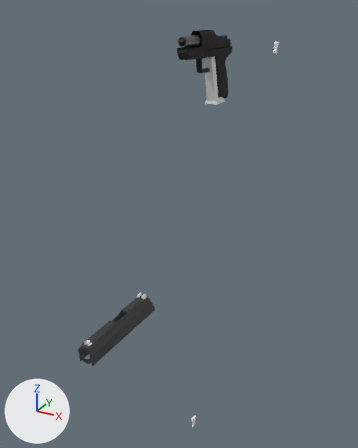
A saved change to the glTF model model/object_gltf/P2000.glb.
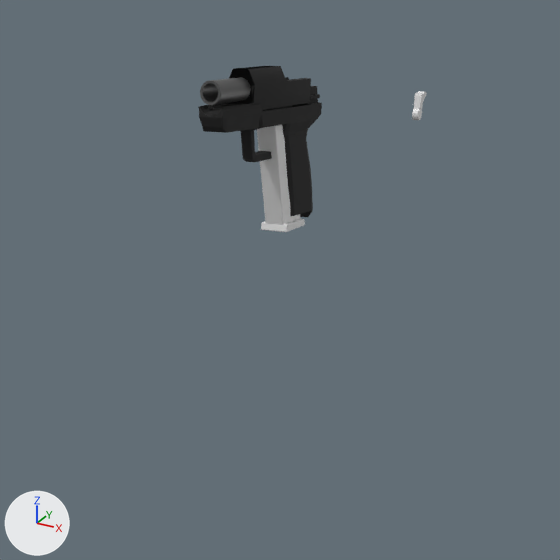
Each version appears first whole from a 50 mm camera at (0.282, -0.649, 0.311) aimed at (-0.039, -0.065, 0.02), and next in a close-up on the part from 24% to 95% of the width and 0% to 56% of the height. The lights are fixed; the arrows at lower left show +X, +Y and +Z. Where no turn or scale is listed for an object, it has been applied to the vertices.

Objects in the first close-up: 'body', 'mag'.
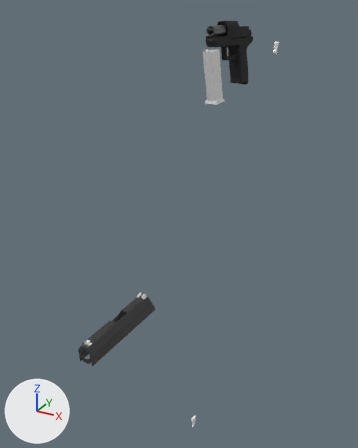
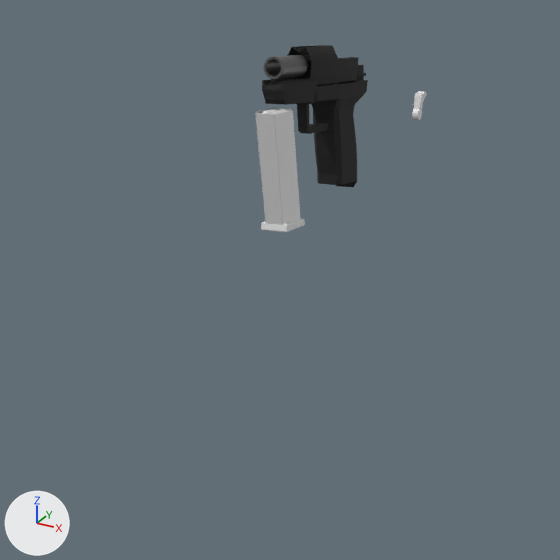
Pixel boxes (x1, y1, x2, y2) of what changed, in the close-ups (560 x 560 px):
'body', moved: before (198, 66, 322, 217); after (262, 45, 368, 187)

Patch to the scene script:
```diff
--- a/model/object_gltf/P2000.glb.py
+++ b/model/object_gltf/P2000.glb.py
@@ ob_body @@
 ob_body = bpy.data.objects.new('body', me_cube_001)
-ob_body.location = (0.0008, 0.0186, 0.2147)
+ob_body.location = (0.0008, 0.0916, 0.2237)
```
